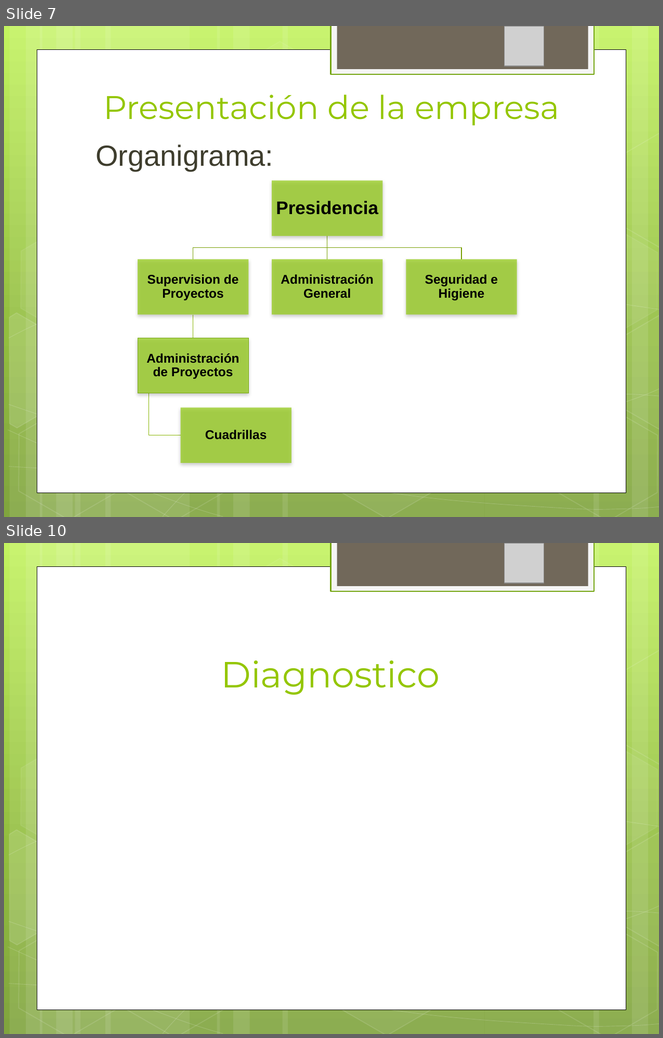
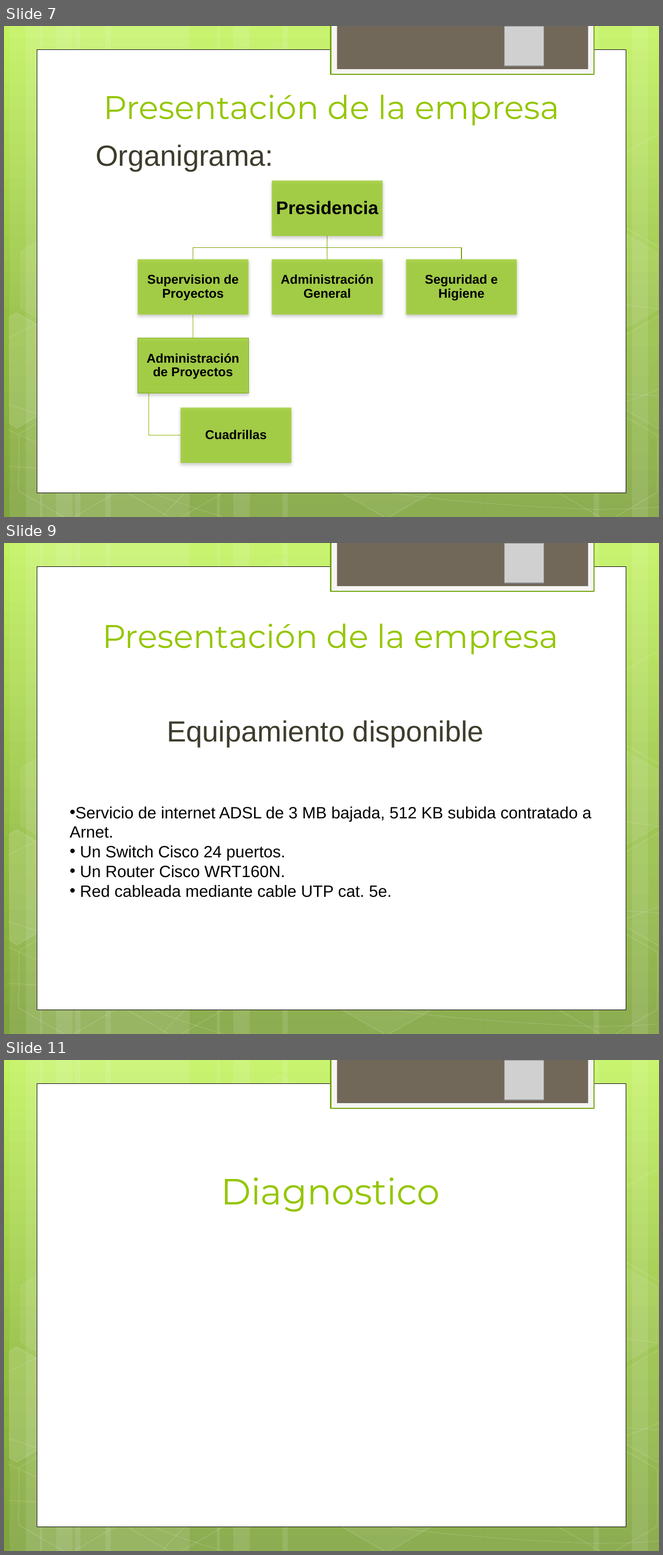
Before and after one commit to ptissera/habilitacion-profesional-2012-4k4, a slide deck: Documentacion/Informe Preliminar/Presentacion Informe Preliminar.pptx. Shown one above the other, each under a label of ours: slides 7 and 10 before the commit, slides 7, 9 and 11 after it; the slides between them are not shown. The pictures are 663x1038 and 663x1555 pixels, drawn with LibreOffice and Linux fonts; fonts in the diff are those of the drawing; grey boxes stand for pictures. Boxes give left, top, right and bottom in pixels: in the first picture for what was removed or moved away, otherwise in the second. Text is boxed around its words. In the diff, an @@ line names an element or a change of style, - is before the commit and + after.

```diff
--- a/Documentacion/Informe Preliminar/Presentacion Informe Preliminar.pptx
+++ b/Documentacion/Informe Preliminar/Presentacion Informe Preliminar.pptx
@@ slide 9 added at <box>4,543,659,1034</box>, background gradient #C3F35F to #93BF3F to #81A53E; not listed: 31 template elements that a slide beside it also shows @@
@@ picture added at <box>505,544,545,584</box> @@
@@ text added at <box>102,624,558,655</box>, 36 pt, text #94C600 @@
+Presentación de la empresa
@@ text added at <box>167,720,484,747</box>, 32 pt, text #3E3D2D @@
+Equipamiento disponible
@@ text added at <box>70,807,592,898</box>, 18 pt, text #000000 @@
+• Servicio de internet ADSL de 3 MB bajada, 512 KB subida contratado a Arnet.
+• Un Switch Cisco 24 puertos.
+• Un Router Cisco WRT160N.
+• Red cableada mediante cable UTP cat. 5e.
@@ what was slide 10 is now slide 11 @@
```
Also in this commit, not shown: 2 slides changed.
